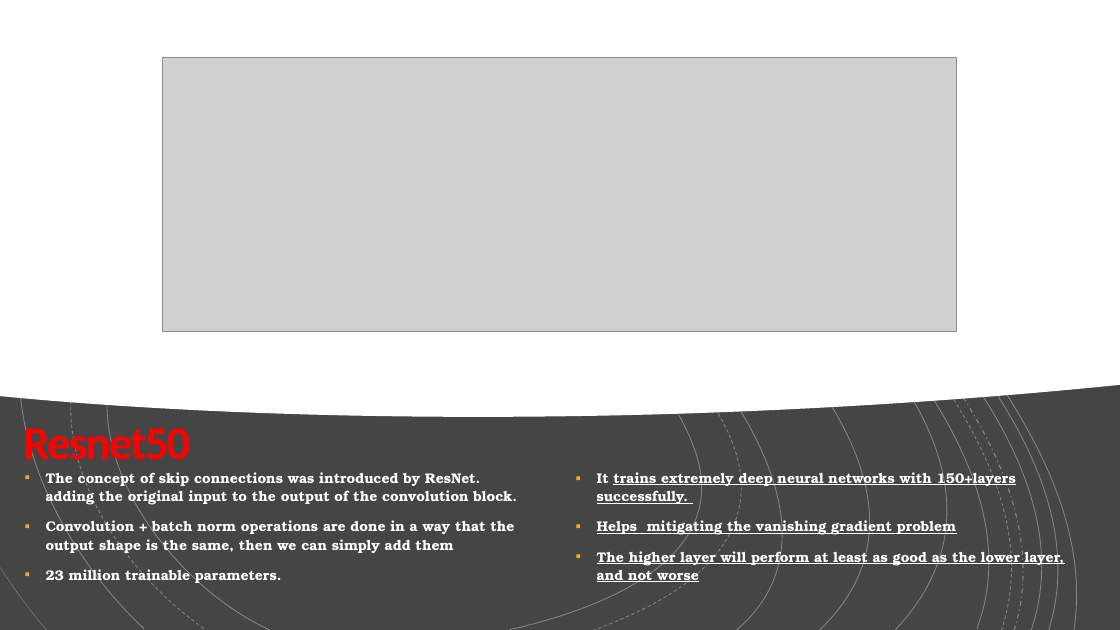
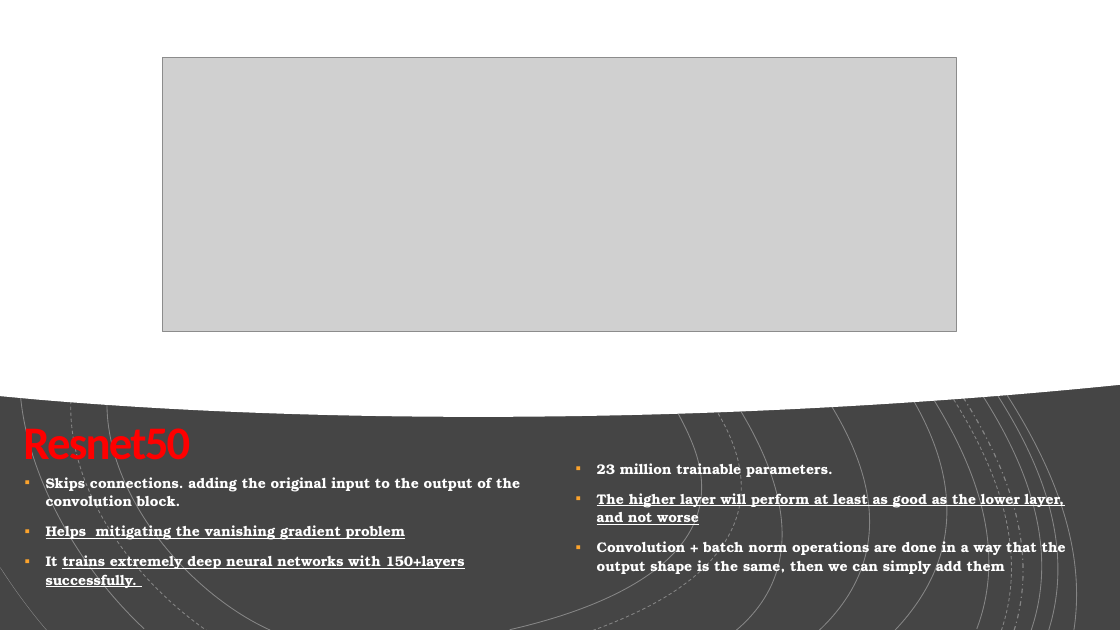
Before and after one commit to Kaoutar-Nahli/Early-Fire-Detection, a slide deck: slide 10 of deep-learning-fire-detection.pptx. Drawn at 1120x630 pixels with LibreOffice and Linux fonts; fonts in the diff are those of the drawing; grey boxes stand for pictures. Boxes give left, top, right and bottom in pixels: in the first picture for what was removed or moved away, otherwise in the second. Text is boxed around its words. In the diff, an @@ line names an element or a change of style, - is before the commit and + after.

```diff
--- a/deep-learning-fire-detection.pptx
+++ b/deep-learning-fire-detection.pptx
@@ text at box(46, 474, 520, 589): text changed @@
-▪ The concept of skip connections was introduced by ResNet. adding the original input to the output of the convolution block.
-▪ Convolution + batch norm operations are done in a way that the output shape is the same, then we can simply add them
-▪ 23 million trainable parameters.
+▪ Skips connections. adding the original input to the output of the convolution block.
+▪ Helps mitigating the vanishing gradient problem
+▪ It trains extremely deep neural networks with 150+layers successfully.
@@ text at box(597, 460, 833, 478): text changed @@
-▪ It trains extremely deep neural networks with 150+layers successfully.
-▪ Helps mitigating the vanishing gradient problem
+▪ 23 million trainable parameters.
@@ text at box(597, 539, 1066, 575): paragraph added @@
+▪ Convolution + batch norm operations are done in a way that the output shape is the same, then we can simply add them
```
Also in this commit, not shown: 8 other slides changed.
